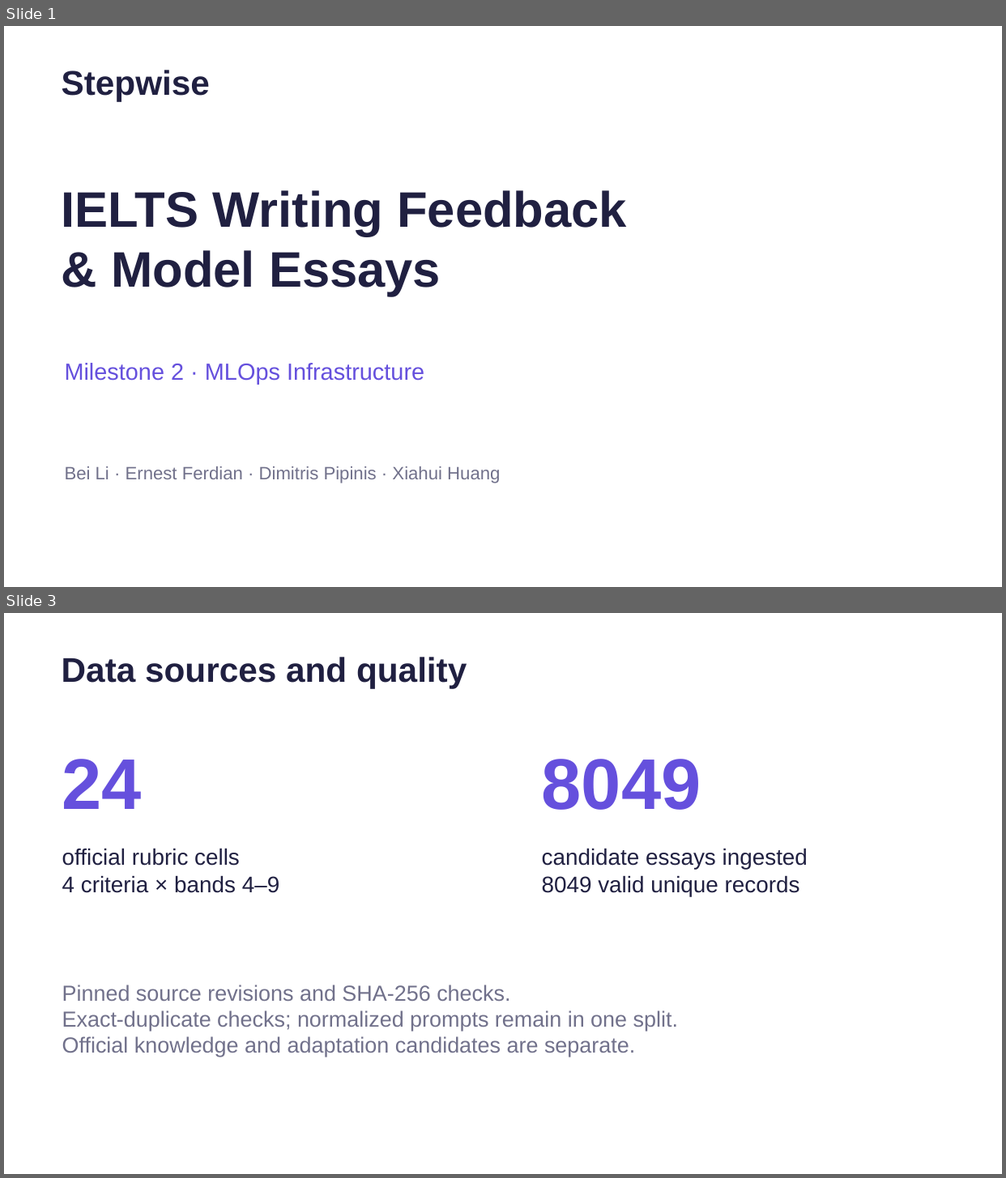
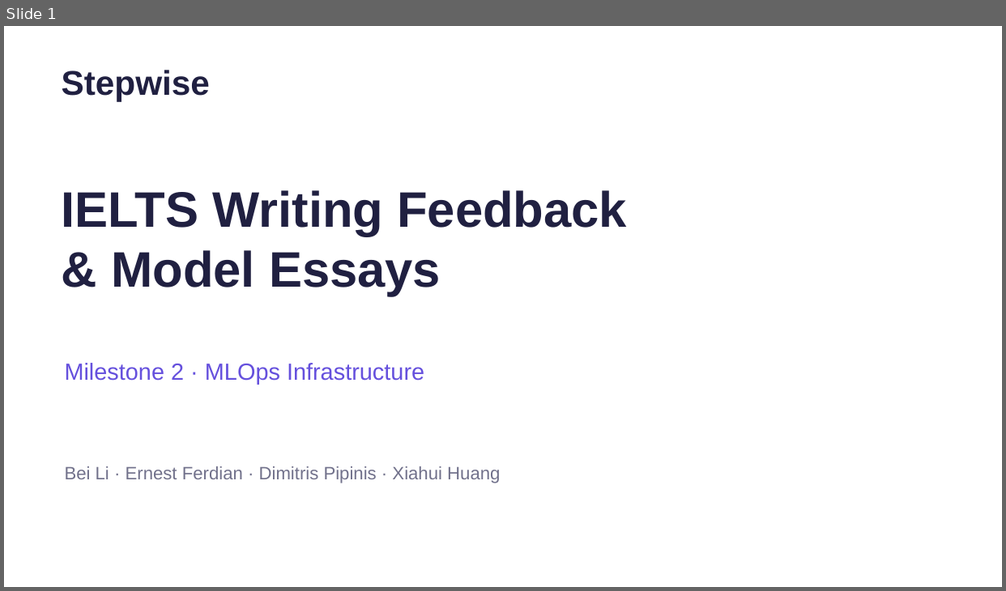
Before and after one commit to dwcqwcqw/stepwise, a slide deck: docs/slides/Stepwise_MS2_Presentation_Final.pptx. Shown one above the other, each under a label of ours: slides 1 and 3 before the commit, slide 1 after it; the slides between them are not shown. The pictures are 1006x1178 and 1006x591 pixels, drawn with LibreOffice and Linux fonts; fonts in the diff are those of the drawing. Boxes give left, top, right and bottom in pixels: in the first picture for what was removed or moved away, otherwise in the second. Text is boxed around its words. In the diff, an @@ line names an element or a change of style, - is before the commit and + after.

Commit message:
Record verified Gemini scoring, complete official RAG, live app evidence and MS2 report

```diff
--- a/docs/slides/Stepwise_MS2_Presentation_Final.pptx
+++ b/docs/slides/Stepwise_MS2_Presentation_Final.pptx
@@ slide 3 removed at (4,613,1002,1174), background #FFFFFF @@
@@ text removed at (62,657,467,688) @@
-Data sources and quality
@@ text removed at (62,759,142,809) @@
-24
@@ text removed at (542,759,701,810) @@
-8049
@@ text removed at (62,848,280,893) @@
-official rubric cells
-4 criteria × bands 4–9
@@ text removed at (542,848,808,897) @@
-candidate essays ingested
-8049 valid unique records
@@ text removed at (62,985,678,1057) @@
-Pinned source revisions and SHA-256 checks.
-Exact-duplicate checks; normalized prompts remain in one split.
-Official knowledge and adaptation candidates are separate.
```
Also in this commit, not shown: 4 slides changed, 3 slides added, 2 other slides removed, 38 other files.
